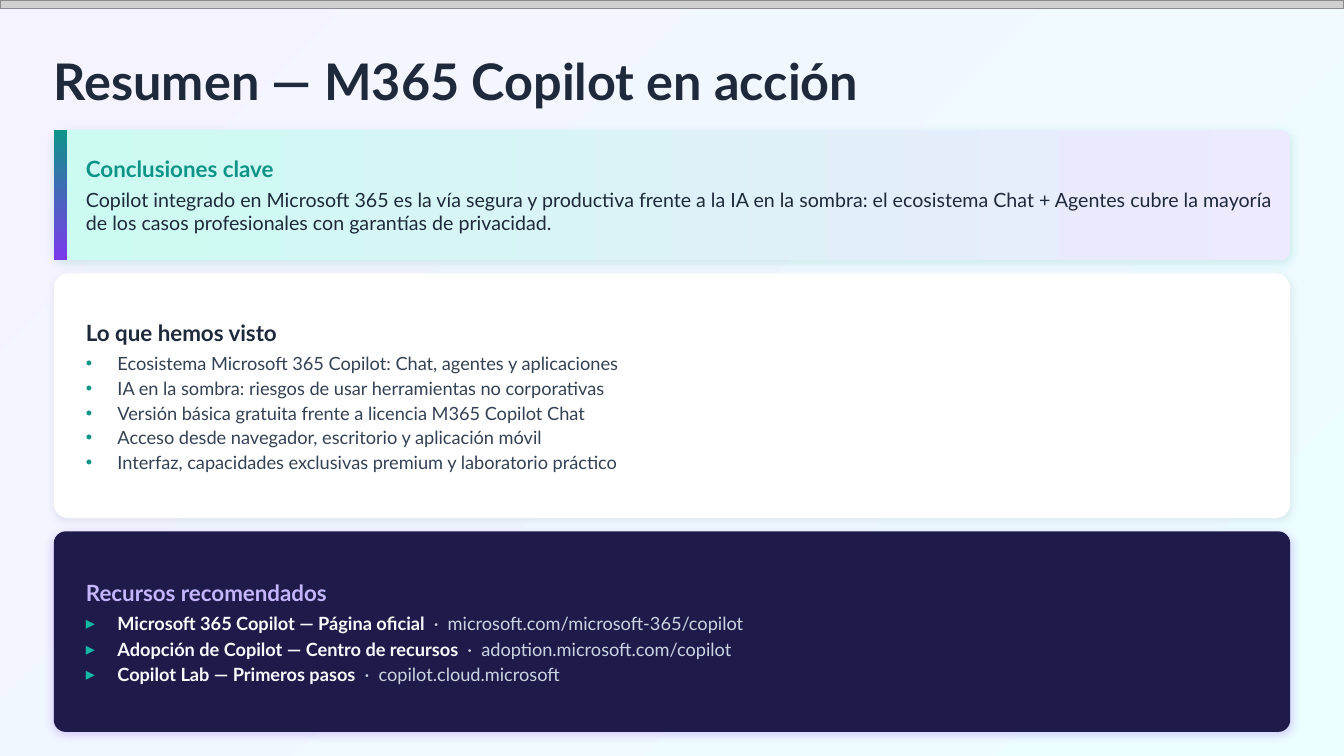
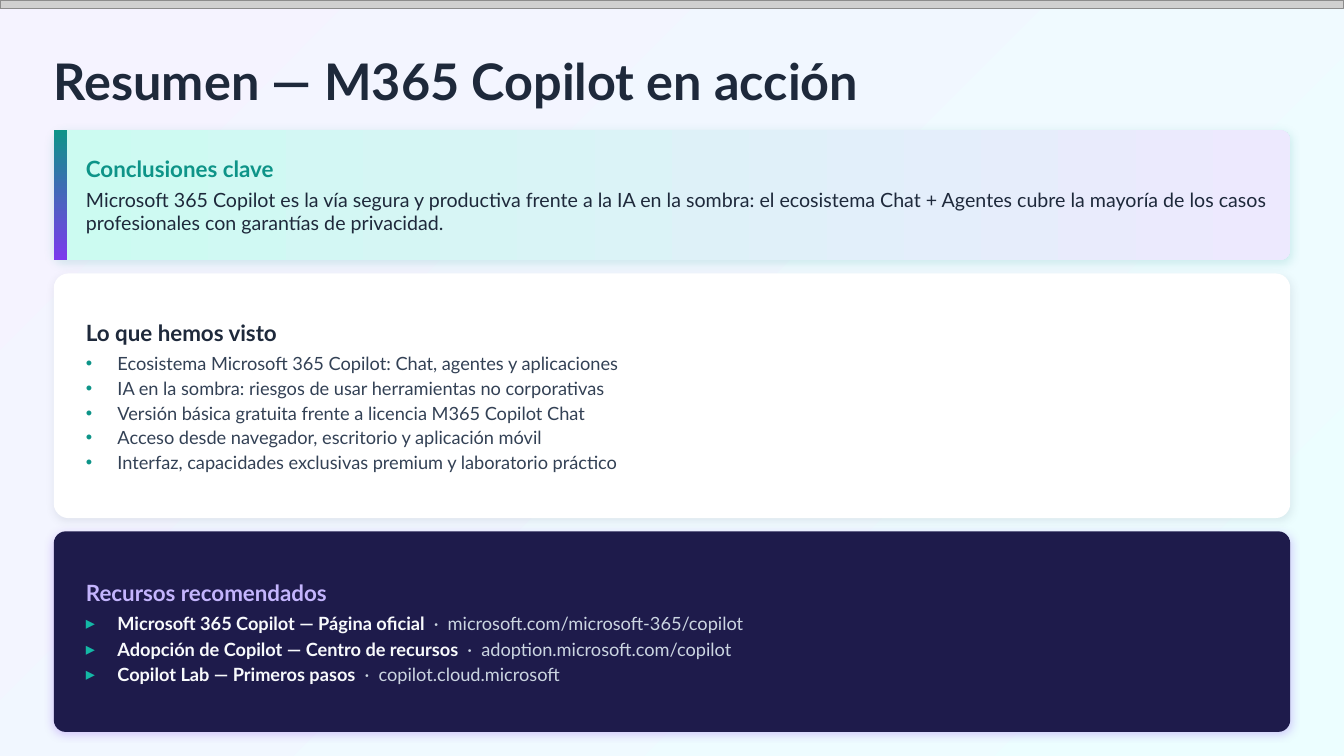
Before and after one commit to quizeth/Labs, a slide deck: slide 20 of IA y Copilot para business professionals/IA Generativa y Microsoft Copilot para profesionales.pptx. Drawn at 1344x756 pixels with LibreOffice and Linux fonts; fonts in the diff are those of the drawing; grey boxes stand for pictures. Boxes give left, top, right and bottom in pixels: in the first picture for what was removed or moved away, otherwise in the second. Text is boxed around its words. In the diff, an @@ line names an element or a change of style, - is before the commit and + after.

Commit message:
Updated PPT

```diff
--- a/IA y Copilot para business professionals/IA Generativa y Microsoft Copilot para profesionales.pptx
+++ b/IA y Copilot para business professionals/IA Generativa y Microsoft Copilot para profesionales.pptx
@@ text at [86, 192, 1266, 234]: text changed @@
-Copilot integrado en Microsoft 365 es la vía segura y productiva frente a la IA en la sombra: el ecosistema Chat + Agentes cubre la mayoría de los casos profesionales con garantías de privacidad.
+Microsoft 365 Copilot es la vía segura y productiva frente a la IA en la sombra: el ecosistema Chat + Agentes cubre la mayoría de los casos profesionales con garantías de privacidad.
```
Also in this commit, not shown: 6 other slides changed, 1 slide added.
